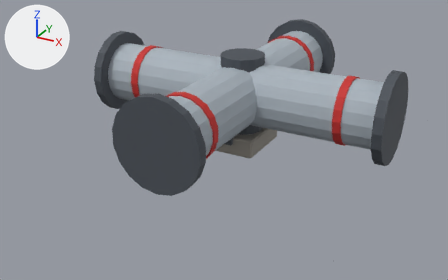
An edit to the glTF model export/unity/tuyau_croix_t3.glb, drawn before and after from the same camera.
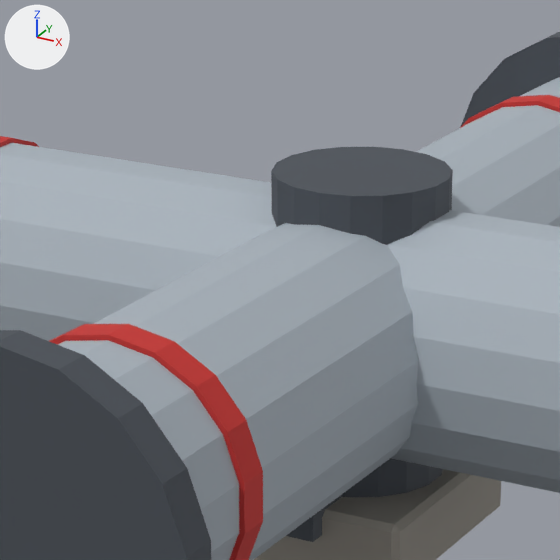
There are two pictures of each version: one whole from a camera (50 mm lens) standing at (0.862, -1.69, 0.842) and looking at (-0.025, -0.076, 0.035), one close up on the part from 34% to 65% of the width and 4% to 54% of the height. The lights are fixed; the arrows at upper left show +X, +Y and +Z. The older version's two pictures come first. Vertices at exactly the same position are counted once.

Objects in the first close-up: 'pieces_acier_sombre.044', 'pieces_beton.044', 'pieces_inox.014', 'pieces_rive_t3.014'.
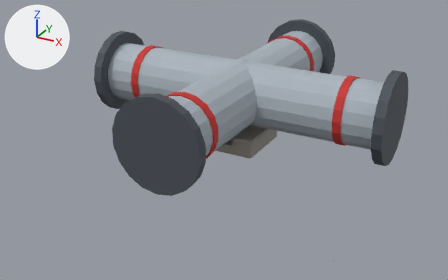
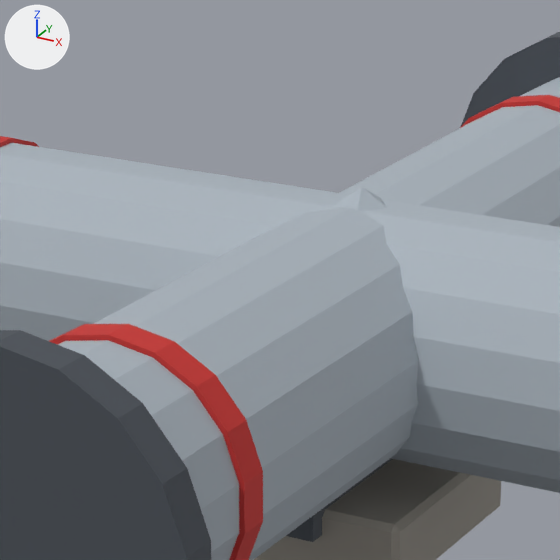
Location of each change, [x1, y1, x2, y2] in pixels of the close-ups (560 x 560 px):
part 1 of me_pieces_acier_sombre_083, deleted
    before: [271, 147, 453, 497]

Edits to the bpy script that builds the scene:
```text
Change me_pieces_acier_sombre_083:
    used by ob_pieces_acier_sombre_044; location = (0.0, 0.0, 0.0)
    remove me_pieces_acier_sombre_083.from_pydata(...)  # 188 vertices, 352 faces; spans x -0.494..0.494, y -0.494..0.494, z 0.04..0.318
    add me_pieces_acier_sombre_083.from_pydata(...)  # 152 vertices, 284 faces; spans x -0.494..0.494, y -0.494..0.494, z 0.04..0.318
    me_pieces_acier_sombre_083 part 1: the loose piece of 36 vertices spanning x -0.069..0.069, y -0.07..0.07, z 0.055..0.305 is deleted
```
